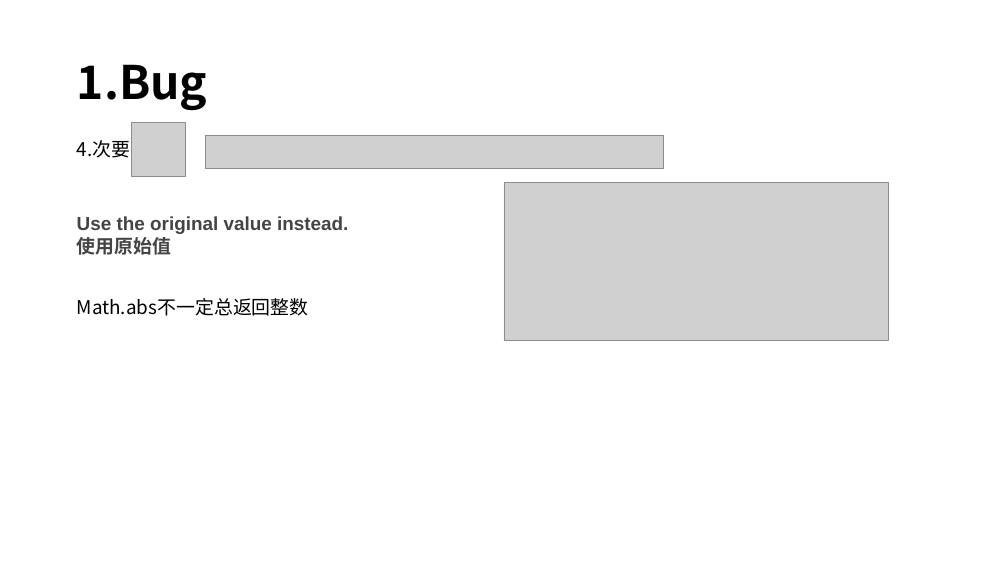
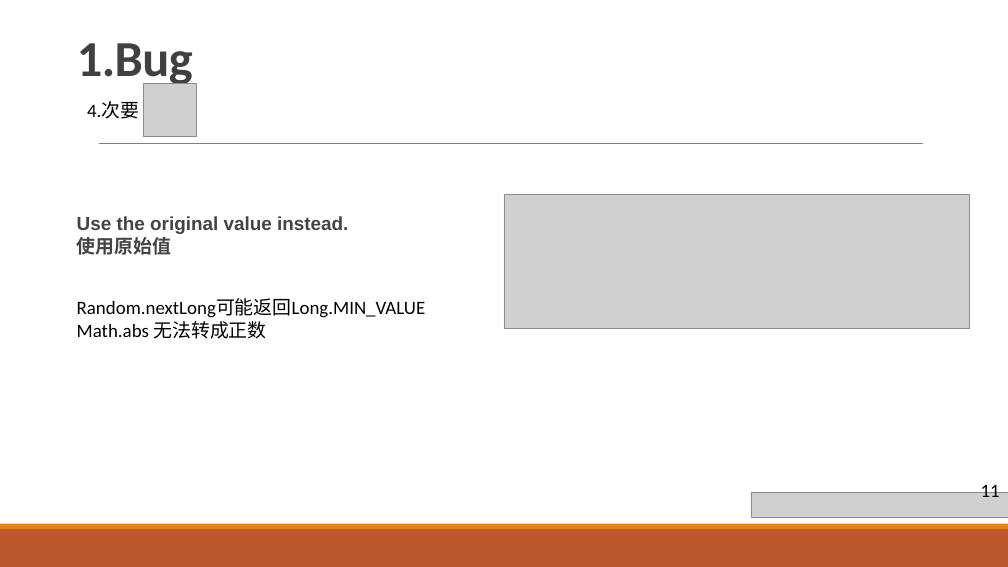
Before and after one commit to yuanbaojian/personMultipleProject, a slide deck: slide 13 of src/main/resources/File/sonarQube扫描问题.pptx. Drawn at 1008x567 pixels with LibreOffice and Linux fonts; fonts in the diff are those of the drawing; grey boxes stand for pictures. Boxes give left, top, right and bottom in pixels: in the first picture for what was removed or moved away, otherwise in the second. Text is boxed around its words. In the diff, an @@ line names an element or a change of style, - is before the commit and + after.

```diff
--- a/src/main/resources/File/sonarQube扫描问题.pptx
+++ b/src/main/resources/File/sonarQube扫描问题.pptx
@@ title "1.Bug" at bbox=[77, 43, 193, 88]: size 44 to 48 pt, font Noto Sans CJK SC to Calibri, text colour #000000 to #404040, letter spacing 0 to -0.5 pt; line spacing 0.9 to 0.85; vertical alignment middle to bottom @@
@@ picture added at bbox=[143, 83, 197, 137] @@
@@ text "4.次要": place and size @@
-text "4.次要" at bbox=[77, 140, 131, 158]
+text "4.次要" at bbox=[87, 101, 139, 119]
@@ text "4.次要" at bbox=[87, 101, 139, 119]: font Noto Sans CJK SC to Calibri @@
@@ line added from (99, 144) to (923, 144), #808080 0.5 pt @@
@@ picture removed at bbox=[132, 123, 185, 176] @@
@@ picture removed at bbox=[205, 135, 663, 169] @@
@@ picture: place and size @@
-picture at bbox=[504, 182, 889, 340]
+picture at bbox=[504, 195, 970, 329]
@@ text at bbox=[77, 299, 426, 339]: text changed; font Noto Sans CJK SC to Calibri @@
-Math.abs不一定总返回整数
+Random.nextLong可能返回Long.MIN_VALUE
+Math.abs 无法转成正数
@@ picture added at bbox=[751, 492, 1008, 517] @@
@@ text added at bbox=[981, 482, 1000, 497], 18 pt, text #000000 @@
+11
@@ rectangle added at bbox=[0, 529, 1008, 567], fill #BD582C @@
@@ rectangle added at bbox=[0, 524, 1008, 529], fill #E48312 @@
```
Also in this commit, not shown: 19 other slides changed, 4 slides added, 1 slide removed.
